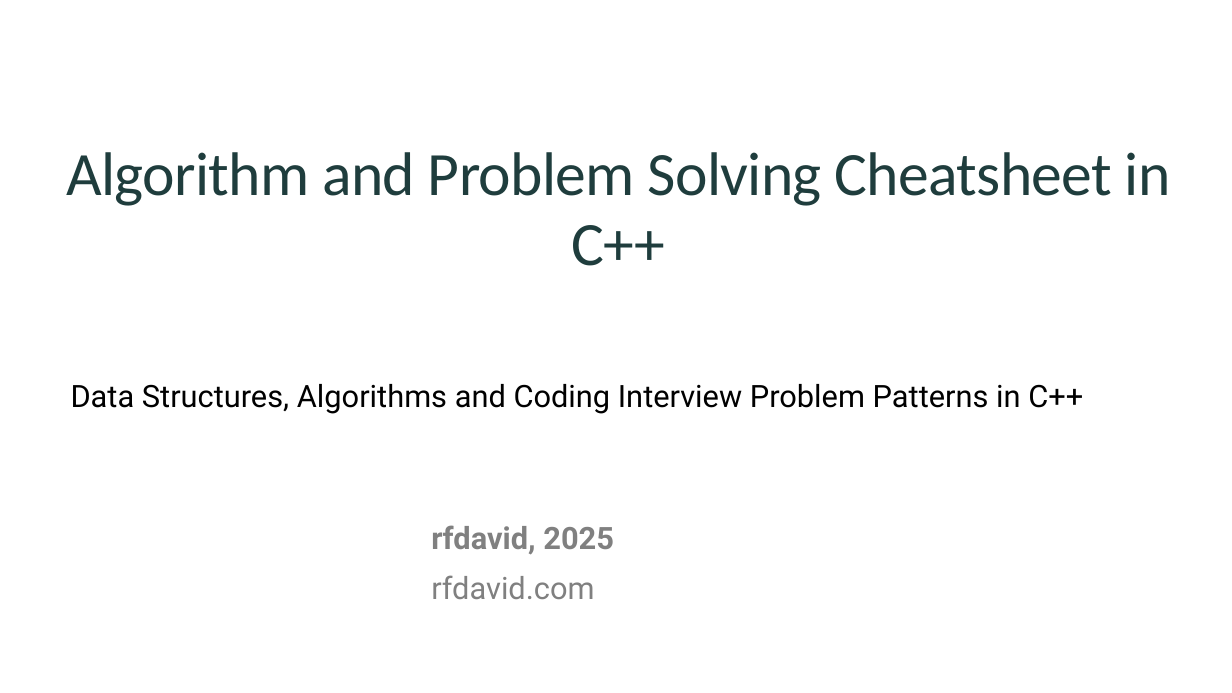
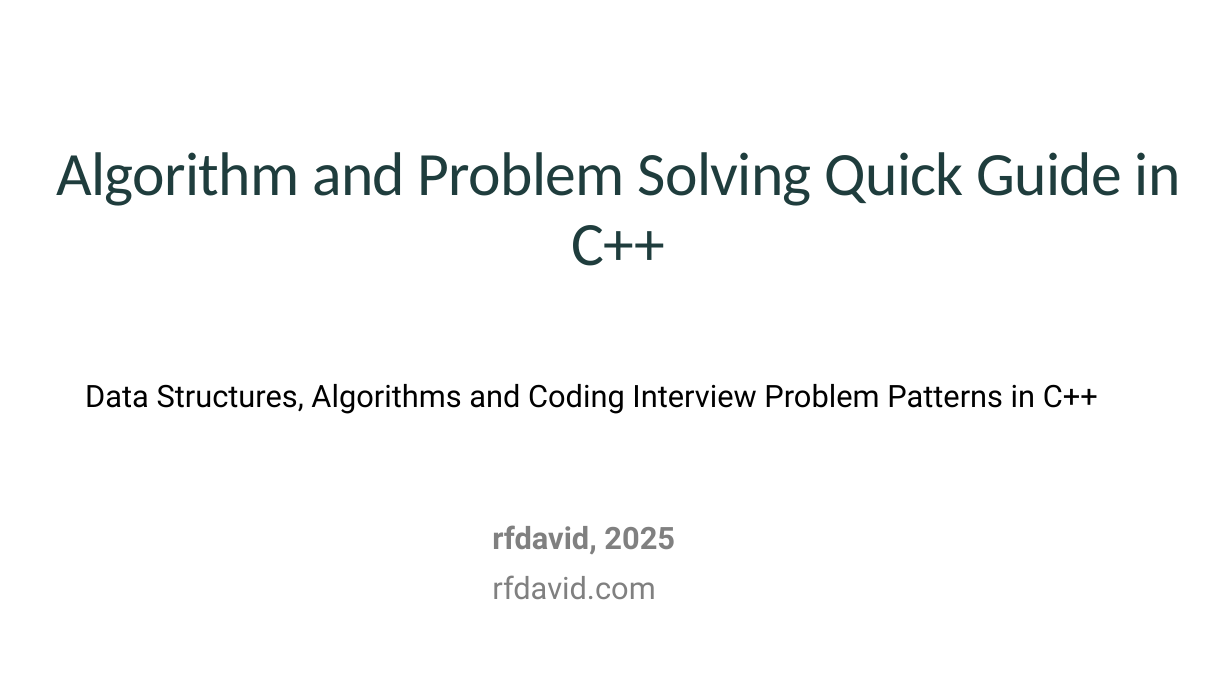
Before and after one commit to rfdavid/coding-interview-handbook-cpp, a slide deck: slide 1 of Algorithm and problem Solving Cheatsheet.pptm. Drawn at 1232x693 pixels with LibreOffice and Linux fonts; fonts in the diff are those of the drawing. Boxes give left, top, right and bottom in pixels: in the first picture for what was removed or moved away, otherwise in the second. Text is boxed around its words. In the diff, an @@ line names an element or a change of style, - is before the commit and + after.

```diff
--- a/Algorithm and problem Solving Cheatsheet.pptm
+++ b/Algorithm and problem Solving Cheatsheet.pptm
@@ title at [56, 152, 1181, 266]: text changed @@
-Algorithm and Problem Solving Cheatsheet in C++
+Algorithm and Problem Solving Quick Guide in C++
@@ subtitle "Data Structures, Algorithms and Coding ...": place and size @@
-subtitle "Data Structures, Algorithms and Coding ..." at [71, 384, 1083, 414]
+subtitle "Data Structures, Algorithms and Coding ..." at [85, 384, 1098, 414]
@@ text "rfdavid, 2025": place and size @@
-text "rfdavid, 2025" at [431, 525, 614, 599]
+text "rfdavid, 2025" at [492, 525, 675, 599]
```
Also in this commit, not shown: 4 other slides changed, 13 slides added, 1 slide removed, 16 other files.
